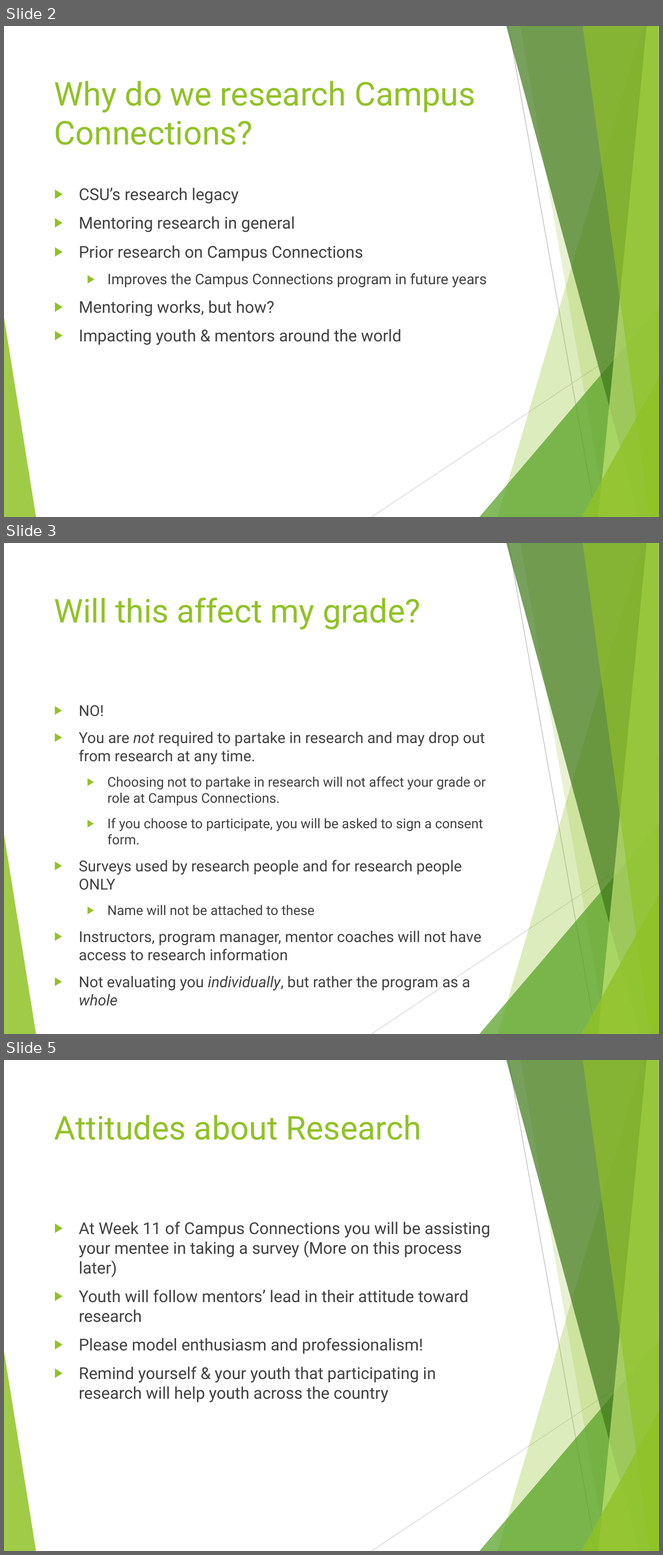
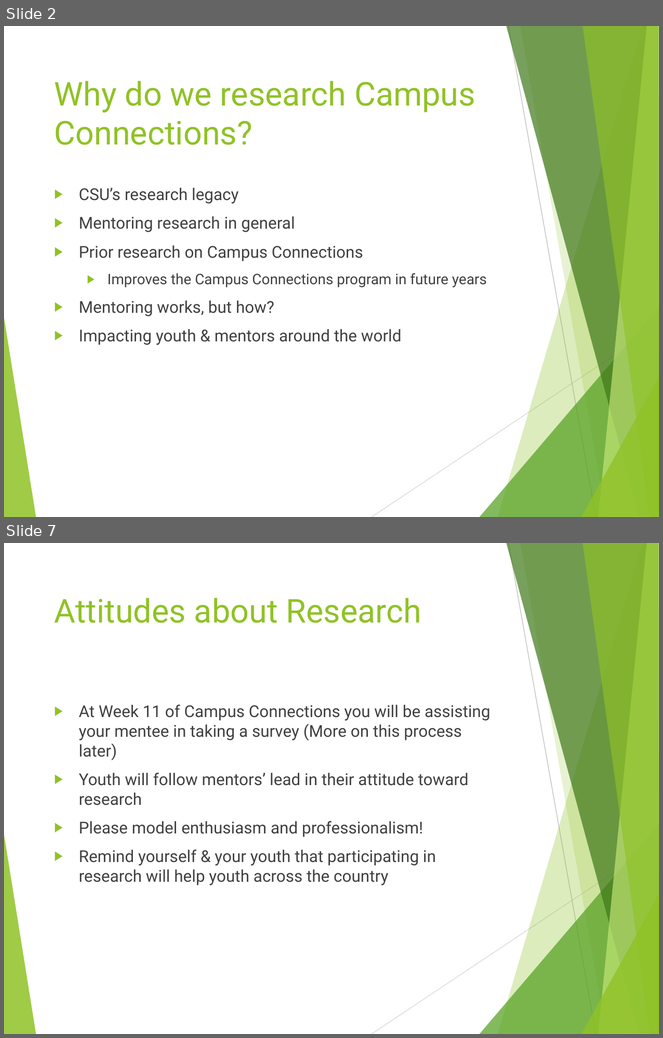
Before and after one commit to ndyetz/Campus_Connections, a slide deck: Other/Research presentation for mentors.pptx. Shown one above the other, each under a label of ours: slides 2, 3 and 5 before the commit, slides 2 and 7 after it; the slides between them are not shown. The pictures are 663x1555 and 663x1038 pixels, drawn with LibreOffice and Linux fonts; fonts in the diff are those of the drawing. Boxes give left, top, right and bottom in pixels: in the first picture for what was removed or moved away, otherwise in the second. Text is boxed around its words. In the diff, an @@ line names an element or a change of style, - is before the commit and + after.

```diff
--- a/Other/Research presentation for mentors.pptx
+++ b/Other/Research presentation for mentors.pptx
@@ slide 3 removed at box(4, 543, 659, 1034), background #FFFFFF; not listed: 10 template elements that a slide beside it also shows @@
@@ title removed at box(54, 598, 421, 630) @@
-Will this affect my grade?
@@ text removed at box(79, 705, 486, 1006) @@
-▶ NO!
-▶ You are not required to partake in research and may drop out from research at any time.
-  ▶ Choosing not to partake in research will not affect your grade or role at Campus Connections.
-  ▶ If you choose to participate, you will be asked to sign a consent form.
-▶ Surveys used by research people and for research people ONLY
-  ▶ Name will not be attached to these
-▶ Instructors, program manager, mentor coaches will not have access to research information
-▶ Not evaluating you individually, but rather the program as a whole
@@ what was slide 5 is now slide 7 @@
```
Also in this commit, not shown: 3 slides changed, 1 slide added, 5 other files.
